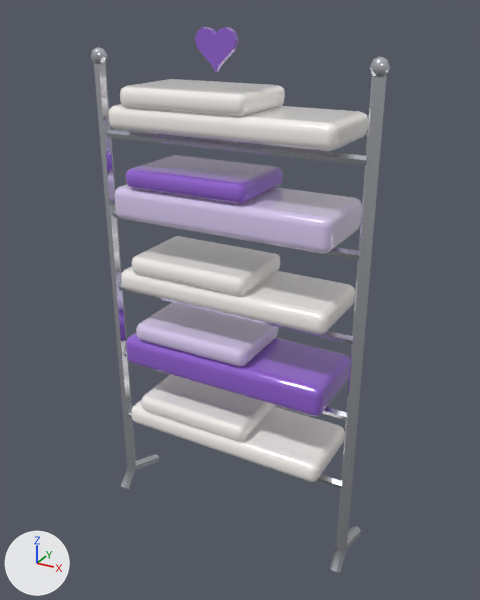
Two versions of the glTF model public/assets/interiors/salao/towel_warmer_rack.glb, one commit apart.
Camera for both pictures: a 50 mm lens placed at (0.928, -1.603, 1.648), pointed at (0.01, 0.066, 0.814). The axes (+X, +Y, +Z) are drawn at lower left. The lights are the same throughout. The older version comes first.

Objects in the first picture: 'towel_warmer_rack'.
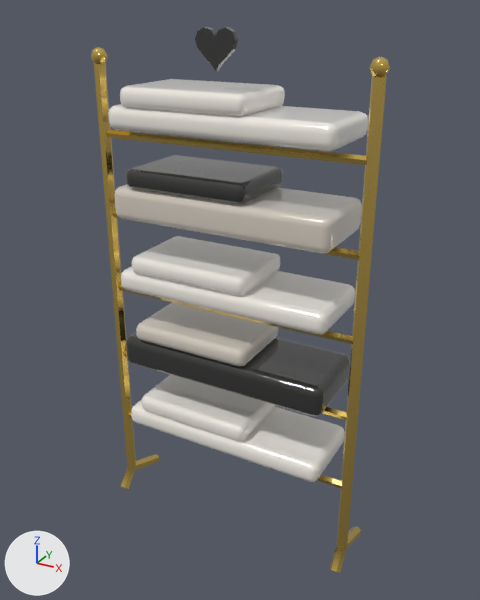
The change, as a diff of the scene's bpy script:
```diff
--- a/public/assets/interiors/salao/towel_warmer_rack.glb.py
+++ b/public/assets/interiors/salao/towel_warmer_rack.glb.py
@@ mat_trim_008 @@
 mat_trim_008 = principled_material('trim.008')
-mat_trim_008.base_color = (0.768, 0.791, 0.855)  # white #e3e6ee
+mat_trim_008.base_color = (0.888, 0.624, 0.156)  # yellow #f2cf6e
 mat_trim_008.metallic = 1.0
@@ mat_accent2_008 @@
 mat_accent2_008 = principled_material('accent2.008')
-mat_accent2_008.base_color = (0.296, 0.12, 0.672)  # purple #9461d6
+mat_accent2_008.base_color = (0.0242, 0.0232, 0.0222)  # black #2b2a29
 mat_accent2_008.roughness = 0.08
@@ mat_soft_008 @@
 mat_soft_008 = principled_material('soft.008')
-mat_soft_008.base_color = (0.745, 0.631, 0.939)  # purple #e0d0f8
+mat_soft_008.base_color = (0.687, 0.624, 0.539)  # pale yellow #d8cfc2
 mat_soft_008.roughness = 0.1
```

Pixel boxes (x1, y1, x2, y2) of what changed, in the pictures (480 x 600 px):
'towel_warmer_rack', recoloured: (90, 27, 390, 573) in both
